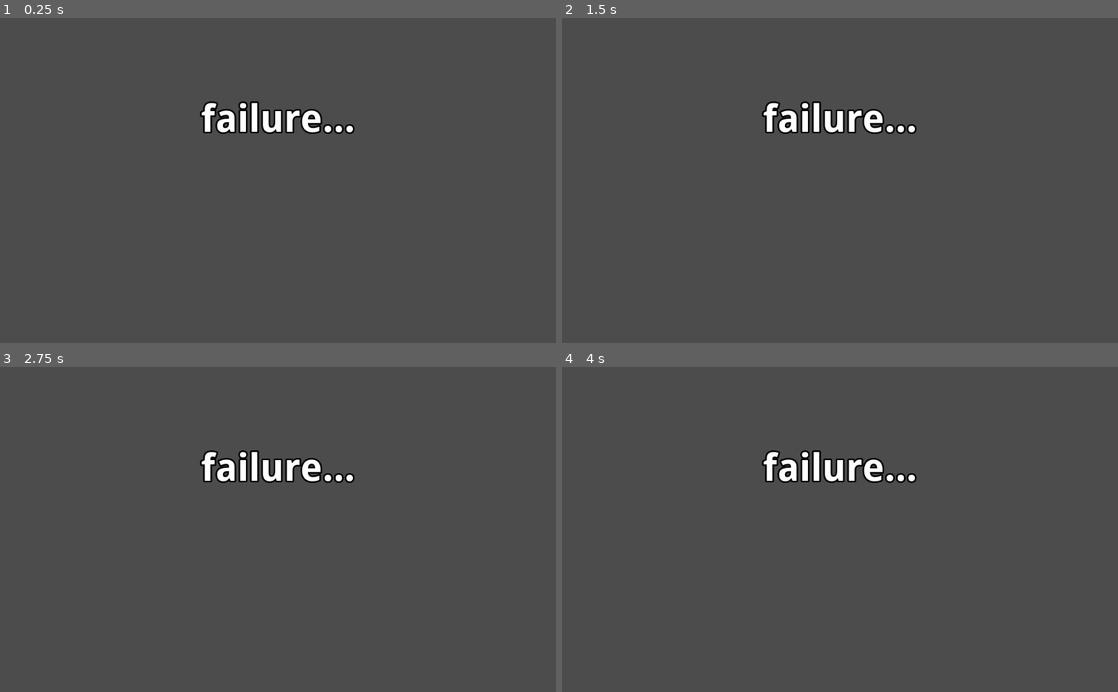
Above: before the commit, frames 1-4 (two rows, left to right).
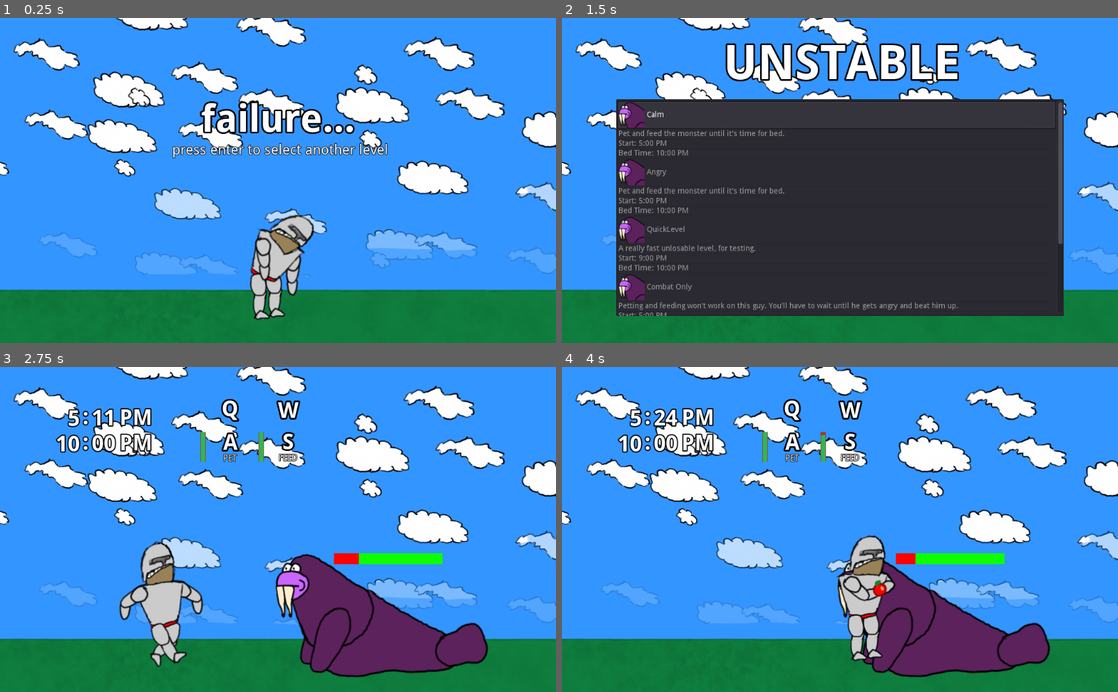
Above: after the commit, the same moments.

Repository: Wall-Dough/unstable
Game: Godot game, scene res://failure/Failure.tscn
Same seed, same stepped clock (60 frames per second), same inputs: the game is played once before the commit and once after it. This scene is started directly instead of the project's main scene.
Inputs:
- Up to frame 1 (0.25 s): no input
- Up to frame 2 (1.5 s): tap Enter (ui_accept) at 0.5 s; hold Right (move_right) 0.53-1.28 s; hold Enter (ui_accept) 0.53-1.28 s; tap Up (jump) at 0.77 s; hold Down (ui_down) from 1.28 s (still down); tap S (give) at 1.35 s
- Up to frame 3 (2.75 s): tap Up (jump) at 1.52 s; tap Enter (ui_accept) at 1.55 s; release Down (ui_down) at 2.03 s; hold Right (move_right) from 2.03 s (still down); hold Enter (ui_accept) from 2.03 s (still down)
- Up to frame 4 (4 s): release Enter (ui_accept) at 2.78 s; tap Enter (ui_accept) at 2.85, 3.8 s; tap Up (jump) at 3.02, 3.77 s; release Right (move_right) at 3.53 s; hold A (kick_left) from 3.53 s (still down); hold S (give) from 3.53 s (still down)

The runs differ from the first frame. In frame 1, 98% of the frame differs, in the area x 0-100%, y 0-100%; in frame 2, 98%; in frame 3, 99%; in frame 4, 99%.

Commit message:
Better failure screen

Diff:
--- /dev/null
+++ b/failure/Failure.gd
@@ -0,0 +1,17 @@
+extends Node2D
+
+
+# Declare member variables here. Examples:
+# var a = 2
+# var b = "text"
+
+
+# Called when the node enters the scene tree for the first time.
+func _ready():
+	pass # Replace with function body.
+
+
+# Called every frame. 'delta' is the elapsed time since the previous frame.
+func _process(delta):
+	if Input.is_action_pressed("ui_accept"):
+		get_tree().change_scene("res://level_select/LevelSelect.tscn")
--- a/failure/Failure.tscn
+++ b/failure/Failure.tscn
@@ -1,6 +1,10 @@
-[gd_scene load_steps=3 format=2]
+[gd_scene load_steps=8 format=2]
 
 [ext_resource path="res://fonts/droid-sans/DroidSans-Bold.ttf" type="DynamicFontData" id=1]
+[ext_resource path="res://background/Background.tscn" type="PackedScene" id=2]
+[ext_resource path="res://images/textures.png" type="Texture" id=3]
+[ext_resource path="res://failure/Failure.gd" type="Script" id=4]
+[ext_resource path="res://fonts/droid-sans/DroidSans.ttf" type="DynamicFontData" id=5]
 
 [sub_resource type="DynamicFont" id=1]
 size = 70
@@ -8,9 +12,18 @@
 outline_color = Color( 0, 0, 0, 1 )
 font_data = ExtResource( 1 )
 
+[sub_resource type="DynamicFont" id=2]
+size = 26
+outline_size = 1
+outline_color = Color( 0, 0, 0, 1 )
+font_data = ExtResource( 5 )
+
 [node name="Failure" type="Node2D"]
+script = ExtResource( 4 )
 
-[node name="Label" type="Label" parent="."]
+[node name="Background" parent="." instance=ExtResource( 2 )]
+
+[node name="failure_text" type="Label" parent="."]
 margin_top = 144.798
 margin_right = 1024.0
 margin_bottom = 226.798
@@ -20,3 +33,21 @@
 __meta__ = {
 "_edit_use_anchors_": false
 }
+
+[node name="continue_text" type="Label" parent="."]
+margin_left = 317.149
+margin_top = 227.04
+margin_right = 715.149
+margin_bottom = 259.04
+custom_fonts/font = SubResource( 2 )
+text = "press enter to select another level"
+__meta__ = {
+"_edit_use_anchors_": false
+}
+
+[node name="failure" type="Polygon2D" parent="."]
+position = Vector2( 510.226, 445.242 )
+offset = Vector2( -788.737, -360.657 )
+texture = ExtResource( 3 )
+polygon = PoolVector2Array( 750, 310.169, 735.593, 385.593, 736.441, 408.475, 744.915, 477.119, 756.78, 480.508, 807.627, 472.034, 804.237, 422.881, 821.186, 436.441, 832.203, 418.644, 839.831, 359.322, 864.407, 306.78, 849.153, 275.424, 800, 273.729, 770.339, 300, 751.695, 300.847 )
+uv = PoolVector2Array( 750, 310.169, 735.593, 385.593, 736.441, 408.475, 744.915, 477.119, 756.78, 480.508, 807.627, 472.034, 804.237, 422.881, 821.186, 436.441, 832.203, 418.644, 839.831, 359.322, 864.407, 306.78, 849.153, 275.424, 800, 273.729, 770.339, 300, 751.695, 300.847 )
